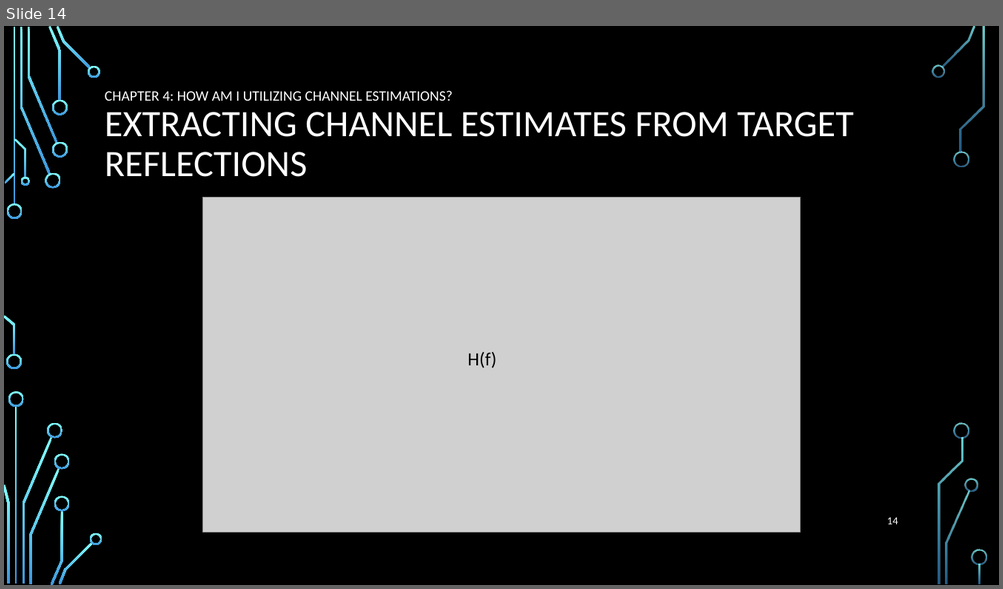
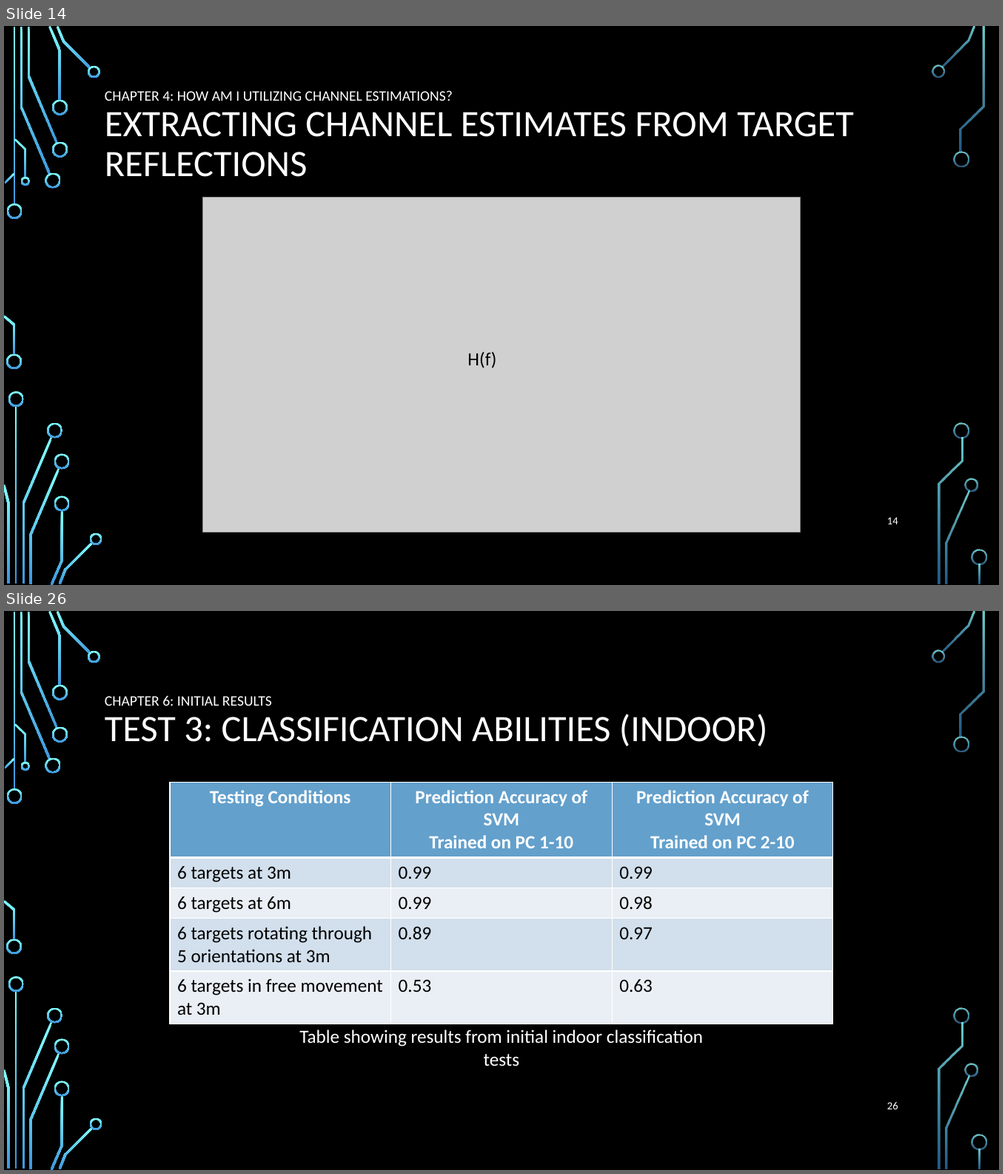
Before and after one commit to roryschram/masters, a slide deck: presentations/SARIG/sarig_rory_schram.pptx. Shown one above the other, each under a label of ours: slide 14 before the commit, slides 14 and 26 after it; the slides between them are not shown. The pictures are 1003x589 and 1003x1174 pixels, drawn with LibreOffice and Linux fonts; fonts in the diff are those of the drawing; grey boxes stand for pictures; background and template pictures are left out. Boxes give left, top, right and bottom in pixels: in the first picture for what was removed or moved away, otherwise in the second. Text is boxed around its words. In the diff, an @@ line names an element or a change of style, - is before the commit and + after.

```diff
--- a/presentations/SARIG/sarig_rory_schram.pptx
+++ b/presentations/SARIG/sarig_rory_schram.pptx
@@ slide 26 added at (4,611,999,1170), background picture (left out); not listed: 36 template elements that a slide beside it also shows @@
@@ title added at (105,695,768,746), 36 pt, text #FFFFFF @@
+CHAPTER 6: INITIAL RESULTS
+TEST 3: CLASSIFICATION ABILITIES (INDOOR)
@@ table added at (170,782,832,1022), 5 rows, 3 columns @@
+Testing Conditions | Prediction Accuracy of SVM / Trained on PC 1-10 | Prediction Accuracy of SVM / Trained on PC 2-10
+6 targets at 3m | 0.99 | 0.99
+6 targets at 6m | 0.99 | 0.98
+6 targets rotating through 5 orientations at 3m | 0.89 | 0.97
+6 targets in free movement at 3m | 0.53 | 0.63
@@ text added at (299,1030,703,1066), 18 pt, text #FFFFFF @@
+Table showing results from initial indoor classification tests
@@ page number added at (887,1102,898,1110), 10.5 pt, text #FFFFFF @@
+26
```
Also in this commit, not shown: 2 slides changed, 14 other slides added, 18 slides removed.
